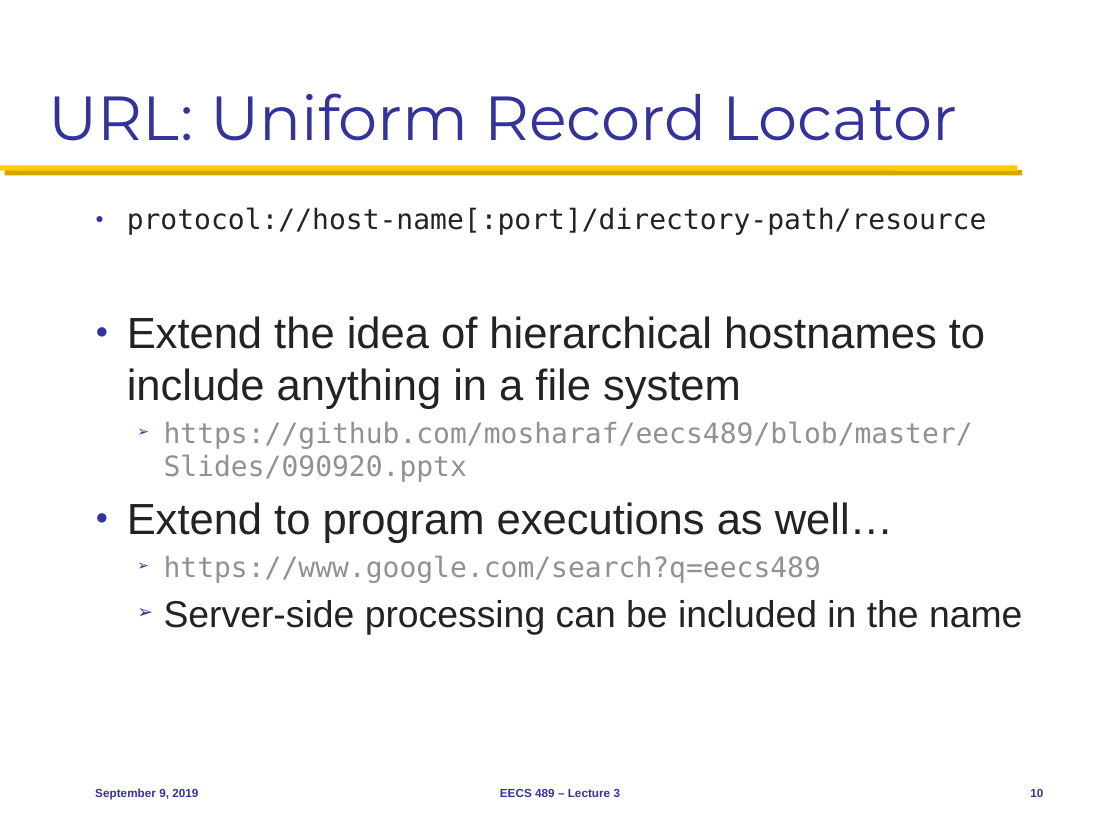
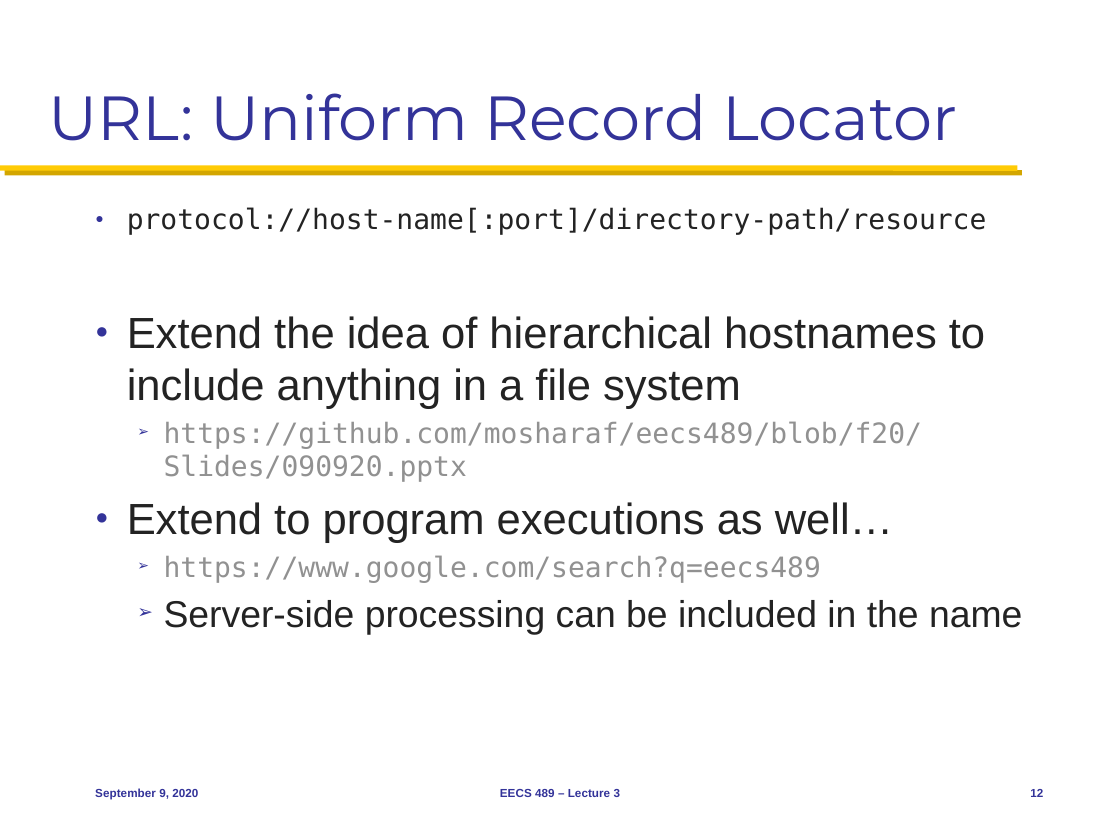
Before and after one commit to mosharaf/eecs489, a slide deck: slide 12 of Slides/090920.pptx (slide 10 before the commit). Drawn at 1120x840 pixels with LibreOffice and Linux fonts; fonts in the diff are those of the drawing. Boxes give left, top, right and bottom in pixels: in the first picture for what was removed or moved away, otherwise in the second. Text is boxed around its words. In the diff, an @@ line names an element or a change of style, - is before the commit and + after.

Commit message:
Sep 9 slide updates.

```diff
--- a/Slides/090920.pptx
+++ b/Slides/090920.pptx
@@ text at bbox=[164, 421, 923, 482]: text changed @@
-  ➢ https://github.com/mosharaf/eecs489/blob/master/Slides/090920.pptx
+  ➢ https://github.com/mosharaf/eecs489/blob/f20/Slides/090920.pptx
@@ text at bbox=[95, 788, 198, 800]: text changed @@
-September 9, 2019
+September 9, 2020
```
Also in this commit, not shown: 41 other slides changed, 2 slides added.
